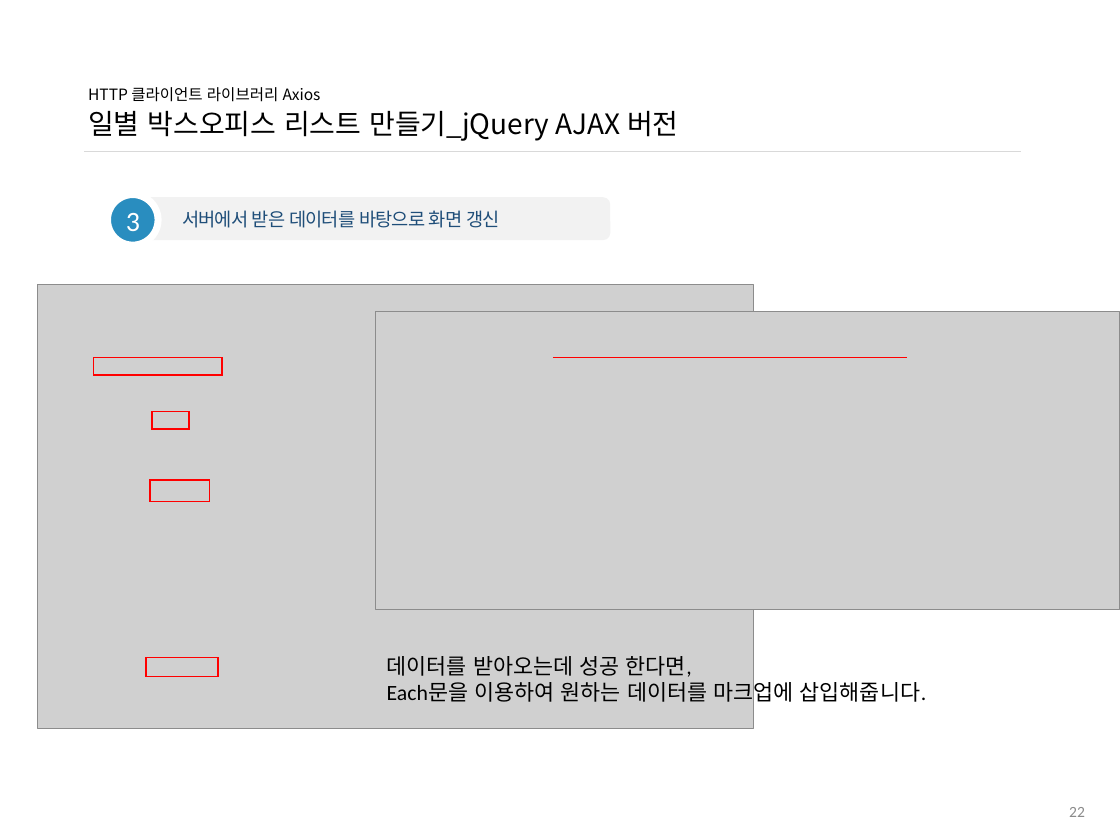
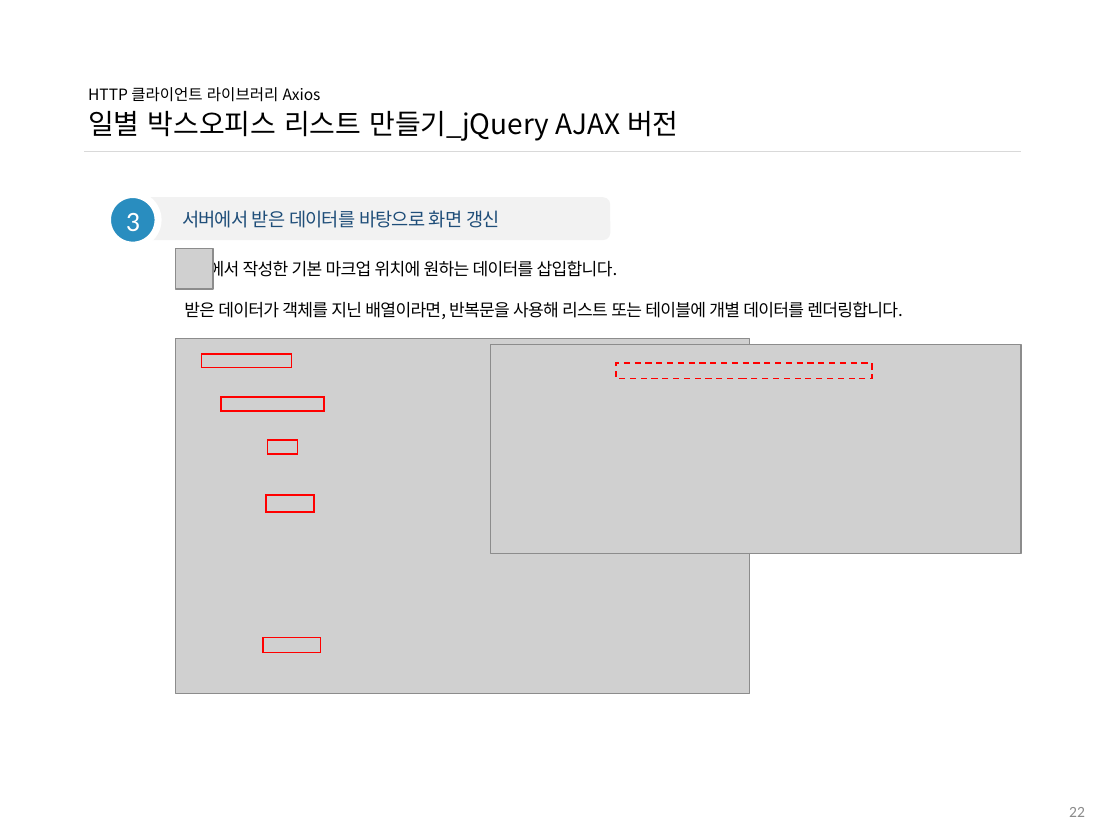
Before and after one commit to ddowon/vueStudy, a slide deck: slide 23 of 01.참고자료/191104_HTTP 클라이언트 라이브러리 Axios.pptx. Drawn at 1120x840 pixels with LibreOffice and Linux fonts; fonts in the diff are those of the drawing; grey boxes stand for pictures; background and template pictures are left out. Boxes give left, top, right and bottom in pixels: in the first picture for what was removed or moved away, otherwise in the second. Text is boxed around its words. In the diff, an @@ line names an element or a change of style, - is before the commit and + after.

Commit message:
[과제피드백] 도원님 Axios 스터디 자료 업데이트

```diff
--- a/01.참고자료/191104_HTTP 클라이언트 라이브러리 Axios.pptx
+++ b/01.참고자료/191104_HTTP 클라이언트 라이브러리 Axios.pptx
@@ picture added at (176, 249, 213, 289) @@
@@ text added at (184, 257, 903, 319), 11 pt, text #000000 @@
+에서 작성한 기본 마크업 위치에 원하는 데이터를 삽입합니다.
+받은 데이터가 객체를 지닌 배열이라면, 반복문을 사용해 리스트 또는 테이블에 개별 데이터를 렌더링합니다.
@@ picture: place and size @@
-picture at (37, 284, 753, 728)
+picture at (176, 338, 749, 694)
@@ rectangle added at (202, 354, 292, 367), outline #FF0000 1 pt @@
@@ picture: place and size @@
-picture at (375, 311, 1120, 610)
+picture at (491, 345, 1021, 554)
@@ line removed from (553, 357) to (907, 357) @@
@@ rectangle added at (616, 363, 871, 379), outline #FF0000 1 pt dashed @@
@@ rectangle: place and size @@
-rectangle at (93, 357, 222, 375)
+rectangle at (221, 396, 324, 411)
@@ rectangle: place and size @@
-rectangle at (152, 411, 189, 429)
+rectangle at (268, 440, 298, 455)
@@ rectangle: place and size @@
-rectangle at (150, 479, 209, 501)
+rectangle at (267, 495, 315, 513)
@@ text removed at (356, 560, 674, 610) @@
-Api 정보를 가져오는데 성공하면
-Each 문을 이용하여 해당 table 에 리스트 정보 갱신
@@ rectangle: place and size @@
-rectangle at (146, 657, 217, 676)
+rectangle at (263, 637, 320, 653)
@@ text removed at (387, 656, 927, 706) @@
-데이터를 받아오는데 성공 한다면,
-Each문을 이용하여 원하는 데이터를 마크업에 삽입해줍니다.
```
Also in this commit, not shown: 8 other slides changed.
